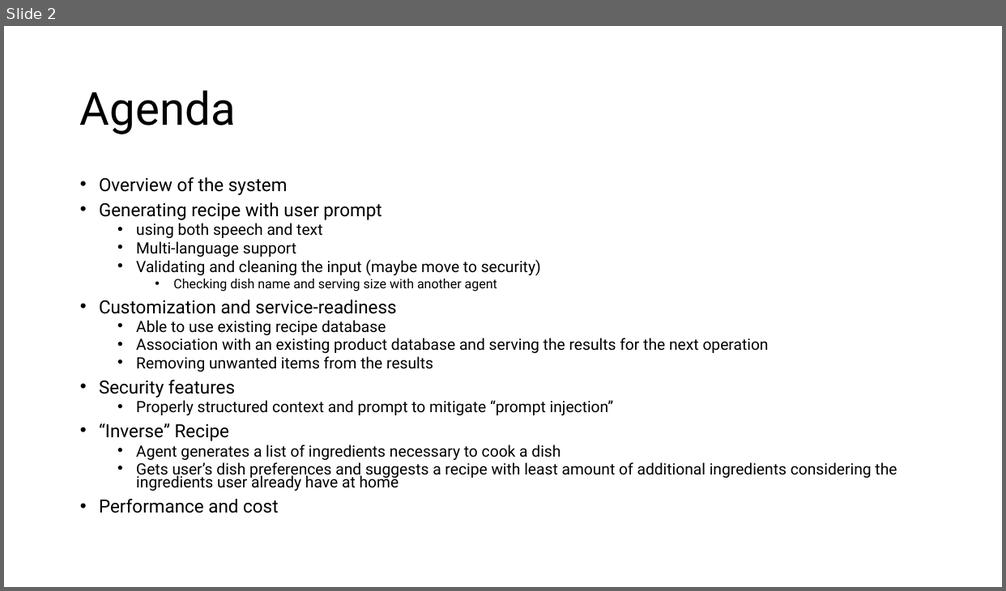
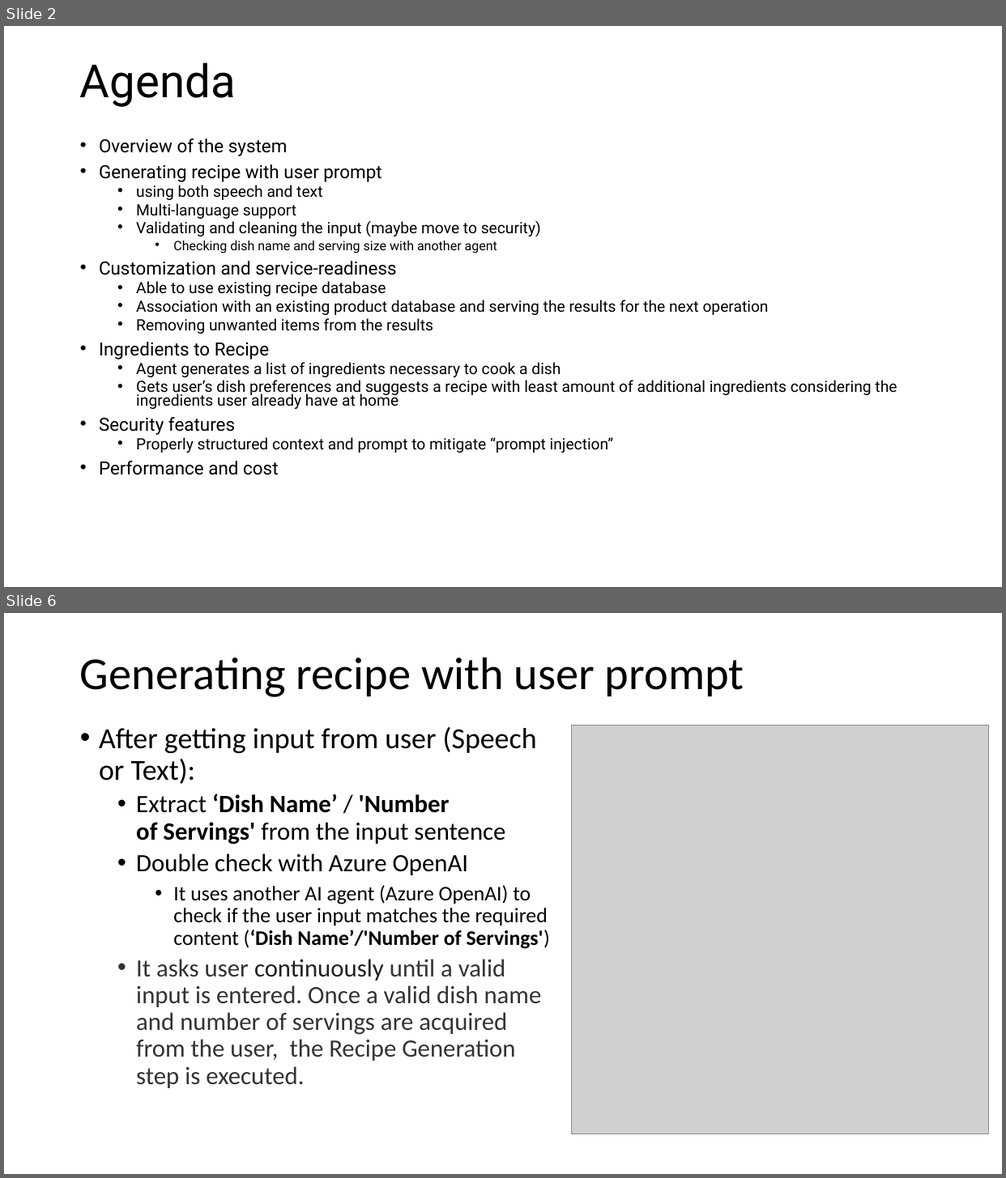
Before and after one commit to deepnetworkgmbh/generative-ai, a slide deck: recipe_generation/Presentation.pptx. Shown one above the other, each under a label of ours: slide 2 before the commit, slides 2 and 6 after it; the slides between them are not shown. The pictures are 1006x591 and 1006x1178 pixels, drawn with LibreOffice and Linux fonts; fonts in the diff are those of the drawing; grey boxes stand for pictures. Boxes give left, top, right and bottom in pixels: in the first picture for what was removed or moved away, otherwise in the second. Text is boxed around its words. In the diff, an @@ line names an element or a change of style, - is before the commit and + after.

```diff
--- a/recipe_generation/Presentation.pptx
+++ b/recipe_generation/Presentation.pptx
@@ slide 6 added at (x1=4, y1=613, x2=1002, y2=1174), background #FFFFFF @@
@@ title added at (x1=80, y1=657, x2=744, y2=697), 44 pt, text #000000 @@
+Generating recipe with user prompt
@@ text added at (x1=99, y1=727, x2=550, y2=1088), 24 pt, text #000000 @@
+• After getting input from user (Speech or Text):
+  • Extract ‘Dish Name’ / 'Number of Servings' from the input sentence
+  • Double check with Azure OpenAI
+    • It uses another AI agent (Azure OpenAI) to check if the user input matches the required content (‘Dish Name’/'Number of Servings')
+  • It asks user continuously until a valid input is entered. Once a valid dish name and number of servings are acquired from the user, the Recipe Generation step is executed.
@@ picture added at (x1=572, y1=726, x2=989, y2=1134) @@
@@ slide 2 changed as well @@
@@ title "Agenda" moved from (x1=80, y1=90, x2=236, y2=135) to (x1=80, y1=62, x2=236, y2=107) @@
@@ text "Overview of the system" moved from (x1=99, y1=177, x2=897, y2=514) to (x1=99, y1=139, x2=897, y2=476) @@
@@ text at (x1=99, y1=342, x2=897, y2=409): paragraphs added @@
+• Ingredients to Recipe
+  • Agent generates a list of ingredients necessary to cook a dish
+  • Gets user’s dish preferences and suggests a recipe with least amount of additional ingredients considering the ingredients user already have at home
@@ text at (x1=99, y1=424, x2=897, y2=491): paragraphs removed @@
-• “Inverse” Recipe
-  • Agent generates a list of ingredients necessary to cook a dish
-  • Gets user’s dish preferences and suggests a recipe with least amount of additional ingredients considering the ingredients user already have at home
```
Also in this commit, not shown: 13 other slides added, 2 other files.
